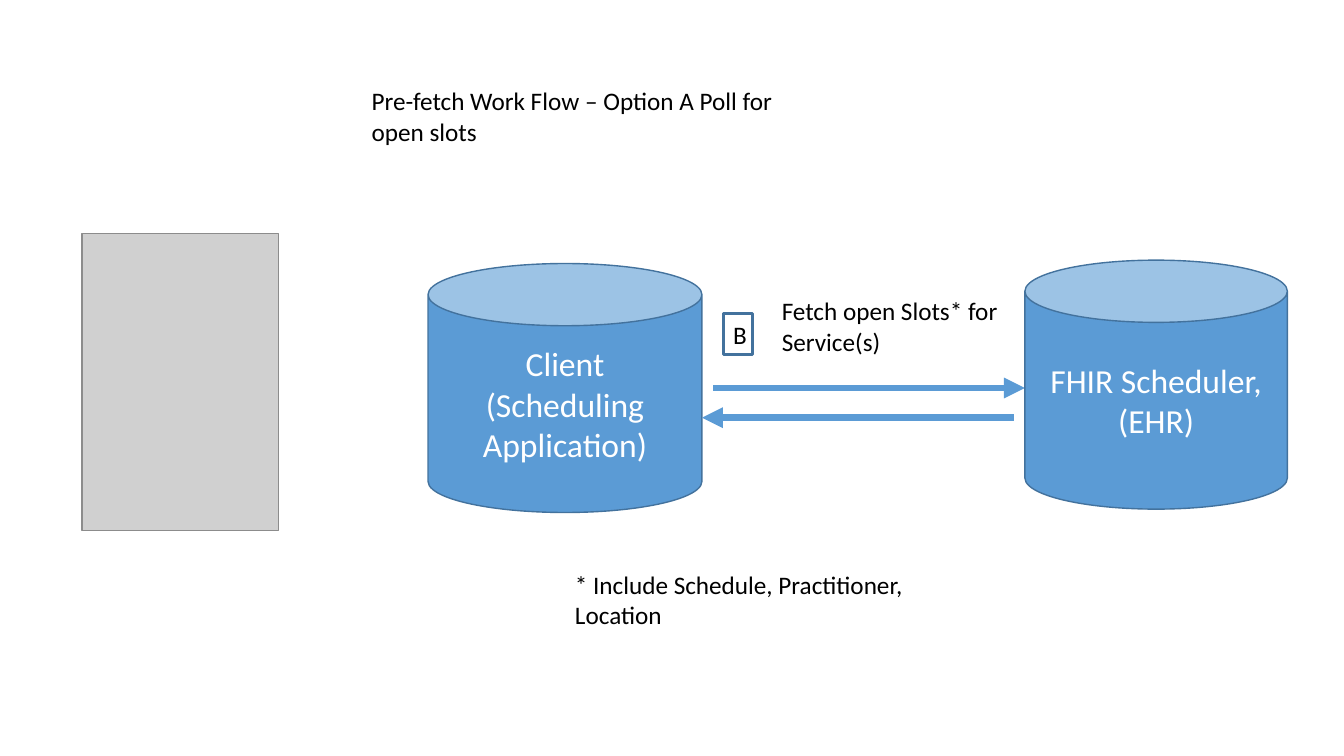
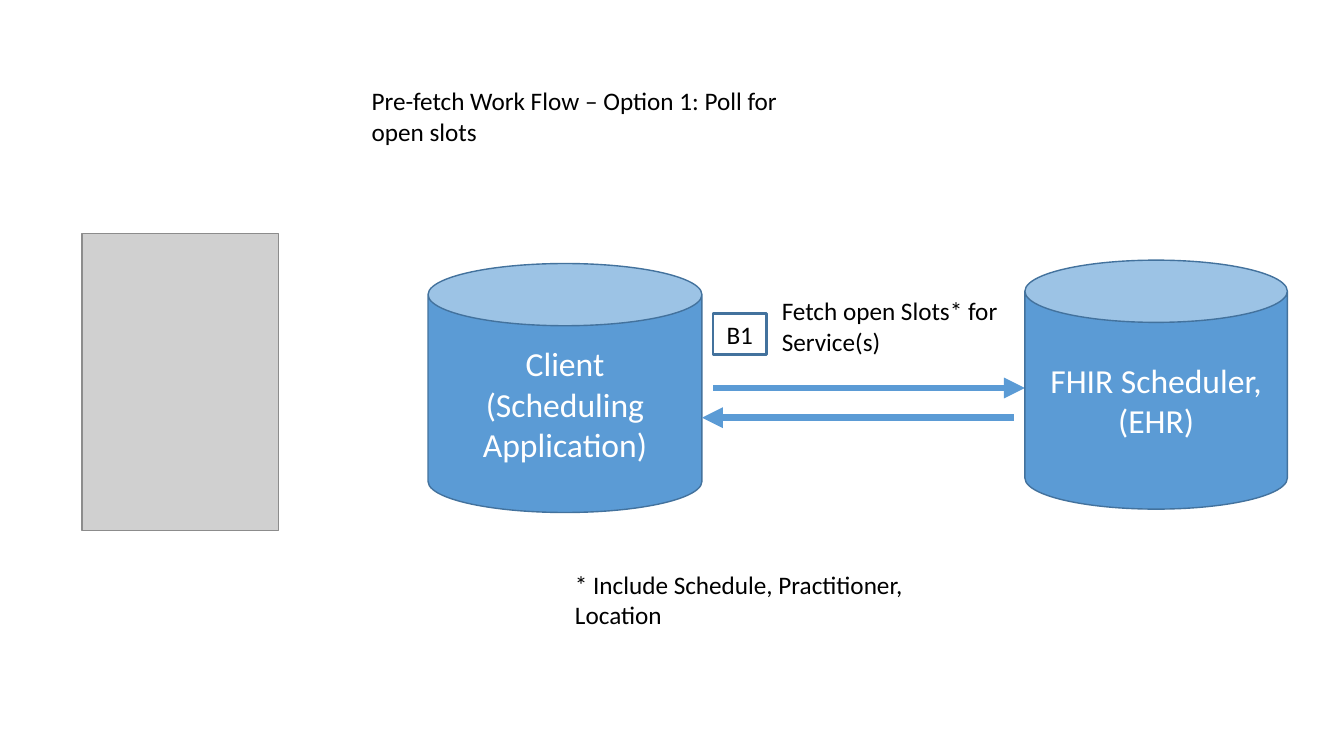
Before and after one commit to argonautproject/scheduling, a slide deck: slide 9 of meeting-notes/WorkFlowDiagrams.pptx. Drawn at 1344x756 pixels with LibreOffice and Linux fonts; fonts in the diff are those of the drawing; grey boxes stand for pictures. Boxes give left, top, right and bottom in pixels: in the first picture for what was removed or moved away, otherwise in the second. Text is boxed around its words. In the diff, an @@ line names an element or a change of style, - is before the commit and + after.

```diff
--- a/meeting-notes/WorkFlowDiagrams.pptx
+++ b/meeting-notes/WorkFlowDiagrams.pptx
@@ text at (x1=372, y1=92, x2=777, y2=145): text changed @@
-Pre-fetch Work Flow – Option A Poll for open slots
+Pre-fetch Work Flow – Option 1: Poll for open slots
@@ rectangle "B1" resized from (x1=724, y1=314, x2=753, y2=354) to (x1=713, y1=314, x2=766, y2=354) @@
@@ text in rectangle at (x1=727, y1=327, x2=753, y2=344): text changed @@
-B
+B1
```
Also in this commit, not shown: 3 other slides changed, 1 slide removed, 4 other files.
